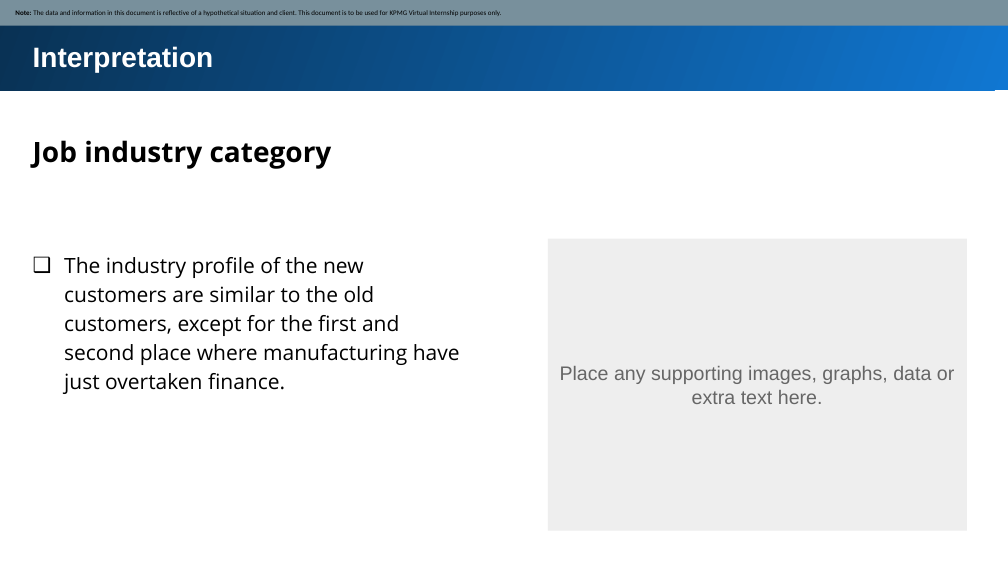
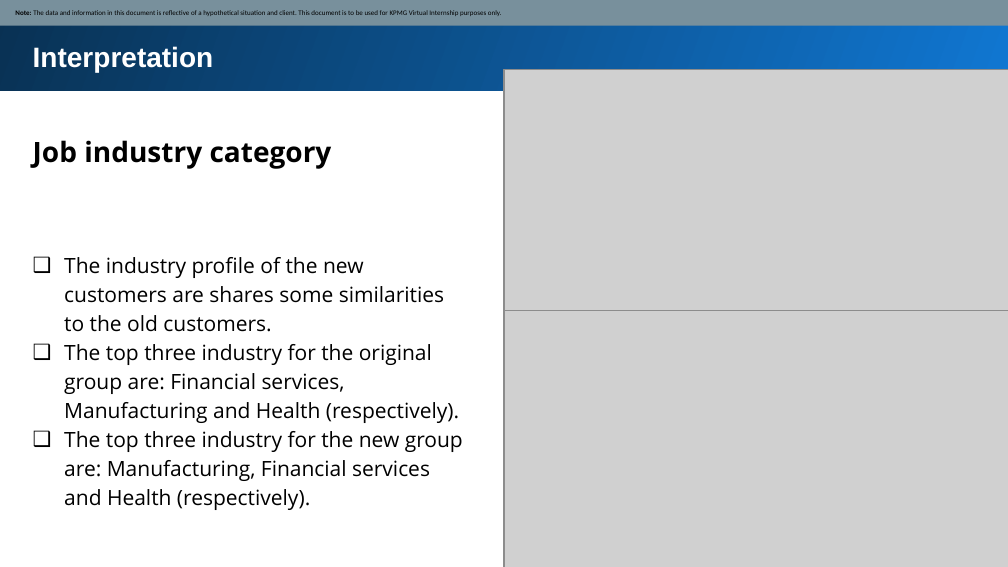
Before and after one commit to MKY01/KPMG-Virtual-Internship, a slide deck: slide 6 of 2.Data_Insights/Module_2_my_slide.pptx. Drawn at 1008x567 pixels with LibreOffice and Linux fonts; fonts in the diff are those of the drawing; grey boxes stand for pictures. Boxes give left, top, right and bottom in pixels: in the first picture for what was removed or moved away, otherwise in the second. Text is boxed around its words. In the diff, an @@ line names an element or a change of style, - is before the commit and + after.

```diff
--- a/2.Data_Insights/Module_2_my_slide.pptx
+++ b/2.Data_Insights/Module_2_my_slide.pptx
@@ picture added at bbox=[504, 70, 1008, 329] @@
@@ rectangle removed at bbox=[548, 239, 968, 531] @@
@@ text at bbox=[64, 257, 463, 510]: text changed @@
-❑ The industry profile of the new customers are similar to the old customers, except for the first and second place where manufacturing have just overtaken finance.
+❑ The industry profile of the new customers are shares some similarities to the old customers.
+❑ The top three industry for the original group are: Financial services, Manufacturing and Health (respectively).
+❑ The top three industry for the new group are: Manufacturing, Financial services and Health (respectively).
@@ picture added at bbox=[504, 310, 1008, 567] @@
@@ text removed at bbox=[560, 366, 954, 404] @@
-Place any supporting images, graphs, data or extra text here.
```
Also in this commit, not shown: 4 other slides changed, 5 other files.
